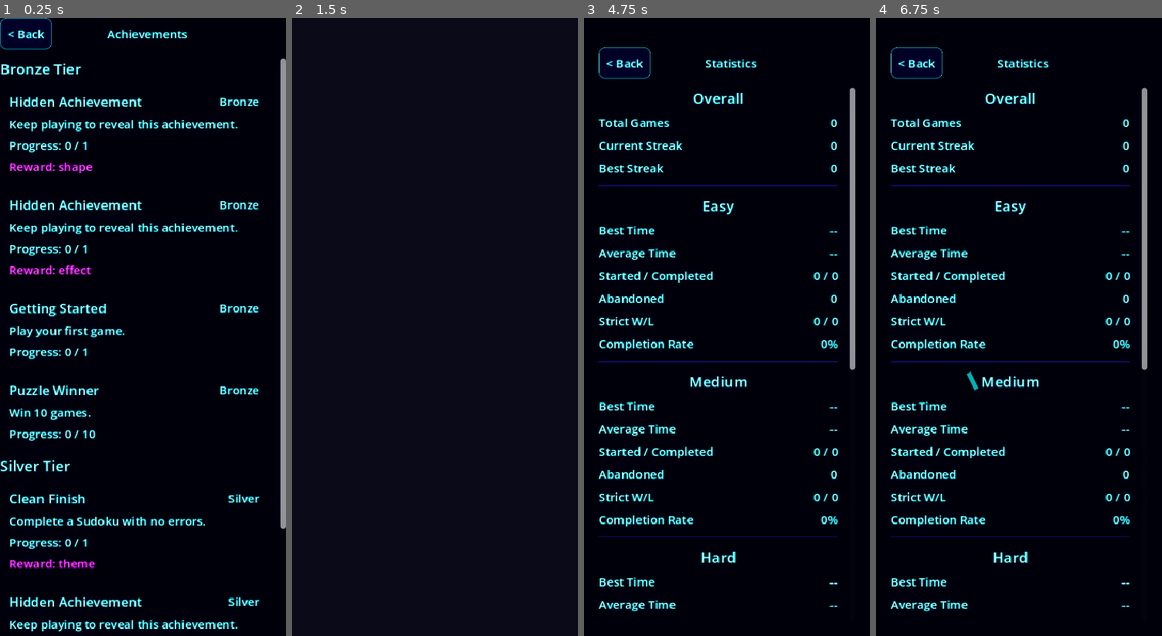
Above: before the commit, frames 1-4 (left to right).
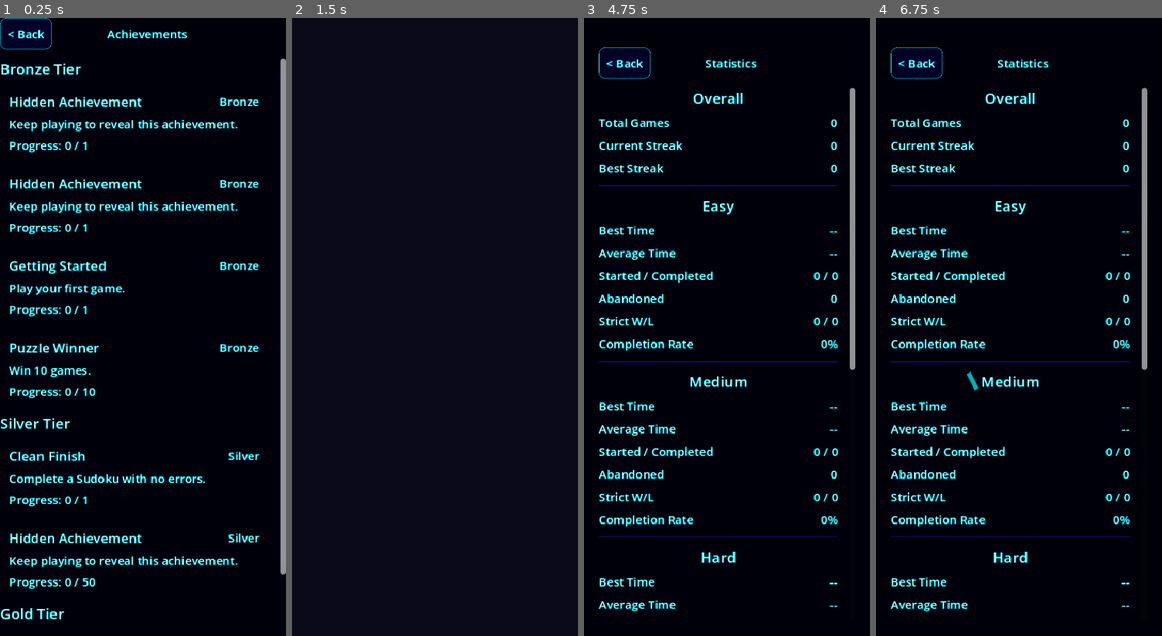
Above: after the commit, the same moments.

Repository: mchambers-mojang/sweet-vinegar-games
Game: Godot game, scene res://scenes/achievements.tscn
The game is run twice, just before and just after one commit, with the same random seed, the same clock (stepped at 60 frames per second) and the same inputs. This scene is started directly instead of the project's main scene.
Inputs (mouse positions are in pixels of both pictures, inside the frame that each line leads up to):
- Up to frame 1 (0.25 s): no input
- Up to frame 2 (1.5 s): tap Enter at 0.5 s; move the mouse to (497, 296) at 0.52 s; tap R at 0.6 s; click (497, 296) at 0.67 s; click "< Back" at 1.25 s
- Up to frame 3 (4.75 s): click "Sudoku" at 2 s; click "New Game" at 2.75 s; click "New Game" at 3.5 s; click "Statistics" at 4.25 s
- Up to frame 4 (6.75 s): click "< Back" at 5 s; click "Statistics" at 5.75 s; tap Space at 6.5 s; drag from (961, 357) to (1004, 450) at 6.52 s

The runs differ from the first frame. In frame 1, 11% of the frame differs, in the area x 0-100%, y 23-100%; in frame 2, nothing differs; in frame 3, less than 0.1%; in frame 4, less than 0.1%.

Commit message:
fix: Dialog max width for mobile, safe area on toast, hide empty rewards
- Game over dialogs capped at 90% viewport width (prevents buttons
  going off-screen on narrow devices)
- Achievement toast respects safe area top inset
- Hide reward labels when reward_id is empty (placeholder rewards
  not yet implemented shouldn't be shown)

Co-authored-by: Copilot <223556219+Copilot@users.noreply.github.com>

Diff:
--- a/scripts/achievements/achievements_screen.gd
+++ b/scripts/achievements/achievements_screen.gd
@@ -94,9 +94,9 @@
 
     var reward_type := str(achievement.get("reward_type", ""))
     var reward_id := str(achievement.get("reward_id", ""))
-    if reward_type != "":
+    if reward_type != "" and reward_id != "":
         var reward := Label.new()
-        reward.text = "Reward: %s%s" % [reward_type, (" (%s)" % reward_id) if reward_id != "" else ""]
+        reward.text = "Reward: %s (%s)" % [reward_type, reward_id]
         reward.add_theme_color_override("font_color", ThemeManager.get_color("timer_text"))
         content.add_child(reward)
 
--- a/scripts/autoload/achievement_manager.gd
+++ b/scripts/autoload/achievement_manager.gd
@@ -265,7 +265,9 @@
 	label.horizontal_alignment = HORIZONTAL_ALIGNMENT_CENTER
 	label.vertical_alignment = VERTICAL_ALIGNMENT_CENTER
 	label.custom_minimum_size = Vector2(420, 48)
-	label.position = Vector2((root.size.x - label.custom_minimum_size.x) * 0.5, 24)
+	var vp_size := root.get_visible_rect().size
+	var safe_top: int = SafeAreaManager.get_insets().get("top", 0)
+	label.position = Vector2((vp_size.x - label.custom_minimum_size.x) * 0.5, safe_top + 24)
 	label.add_theme_font_size_override("font_size", 24)
 	label.add_theme_color_override("font_color", Color(1.0, 0.9, 0.35))
 	label.add_theme_constant_override("outline_size", 5)
--- a/scripts/blockudoku/blockudoku_game_screen.gd
+++ b/scripts/blockudoku/blockudoku_game_screen.gd
@@ -562,7 +562,8 @@
 	dialog.ok_button_text = "Play Again"
 	dialog.add_button("Back to Menu", true, "menu")
 	dialog.add_button("Bookmark Replay", true, "bookmark")
-	dialog.min_size = Vector2i(280, 0)
+	dialog.min_size = Vector2i(300, 0)
+	dialog.max_size = Vector2i(int(get_viewport_rect().size.x * 0.9), 0)
 	add_child(dialog)
 	dialog.get_label().horizontal_alignment = HORIZONTAL_ALIGNMENT_CENTER
 	dialog.popup_centered()
--- a/scripts/shikaku/shikaku_game_screen.gd
+++ b/scripts/shikaku/shikaku_game_screen.gd
@@ -380,6 +380,7 @@
 	dialog.add_button("Back to Menu", true, "menu")
 	dialog.add_button("Bookmark Replay", true, "bookmark")
 	dialog.min_size = Vector2i(300, 0)
+	dialog.max_size = Vector2i(int(get_viewport_rect().size.x * 0.9), 0)
 	add_child(dialog)
 	dialog.get_label().horizontal_alignment = HORIZONTAL_ALIGNMENT_CENTER
 	dialog.popup_centered()
--- a/scripts/sudoku/sudoku_game_screen.gd
+++ b/scripts/sudoku/sudoku_game_screen.gd
@@ -939,6 +939,7 @@
 	dialog.ok_button_text = "Play Again"
 	dialog.add_button("Back to Menu", true, "menu")
 	dialog.add_button("Bookmark Replay", true, "bookmark")
+	dialog.max_size = Vector2i(int(get_viewport_rect().size.x * 0.9), 0)
 	add_child(dialog)
 	dialog.popup_centered()
 	dialog.confirmed.connect(func() -> void:
